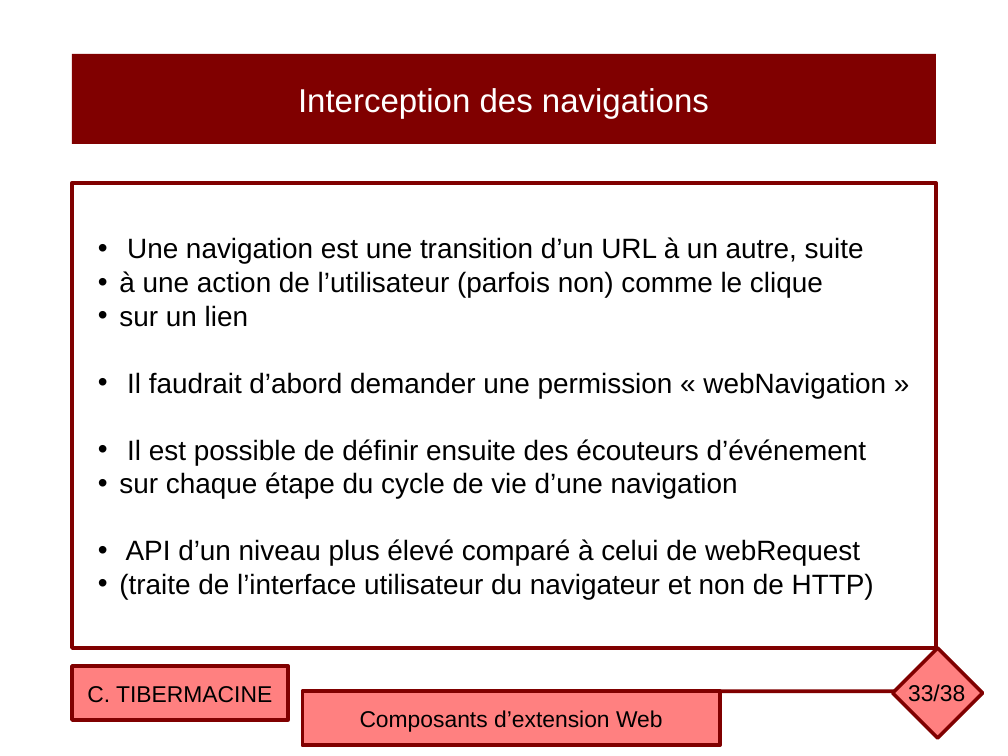
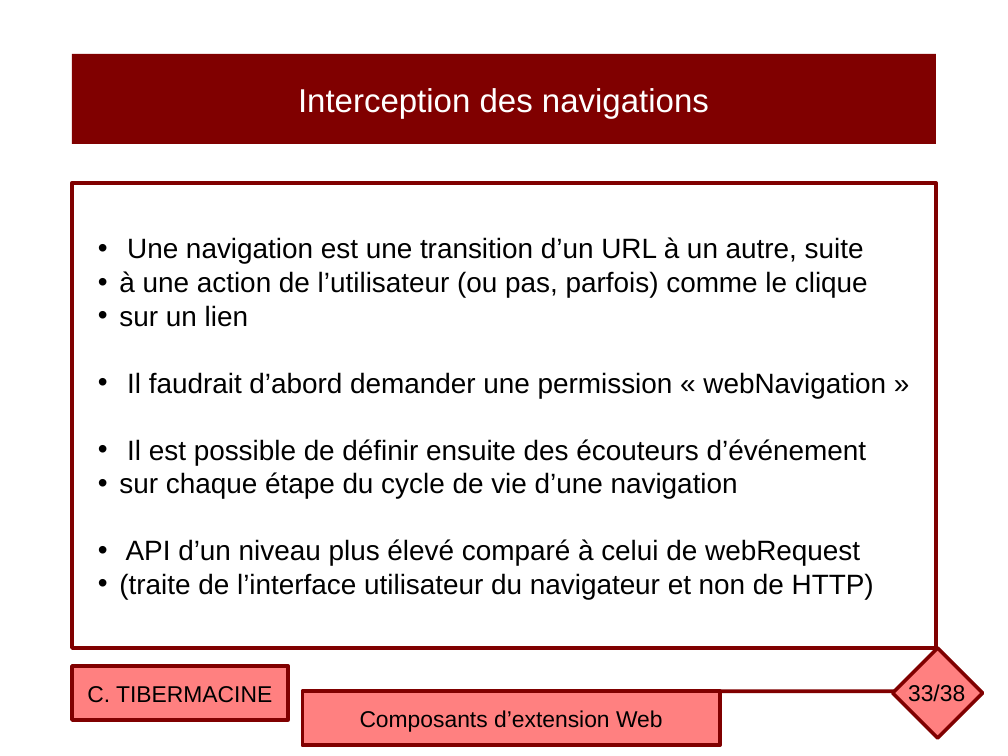
Before and after one commit to ctiber/composants, a slide deck: slide 33 of cours/cours5.odp. Drawn at 1008x756 pixels with LibreOffice and Linux fonts; fonts in the diff are those of the drawing. Boxes give left, top, right and bottom in pixels: in the first picture for what was removed or moved away, otherwise in the second. Text is boxed around its words. In the diff, an @@ line names an element or a change of style, - is before the commit and + after.

```diff
--- a/cours/cours5.odp
+++ b/cours/cours5.odp
@@ text in rectangle at <box>119,271,868,297</box>: text changed @@
-• à une action de l’utilisateur (parfois non) comme le clique
+• à une action de l’utilisateur (ou pas, parfois) comme le clique
```
Also in this commit, not shown: 10 other slides changed, 1 other file.
